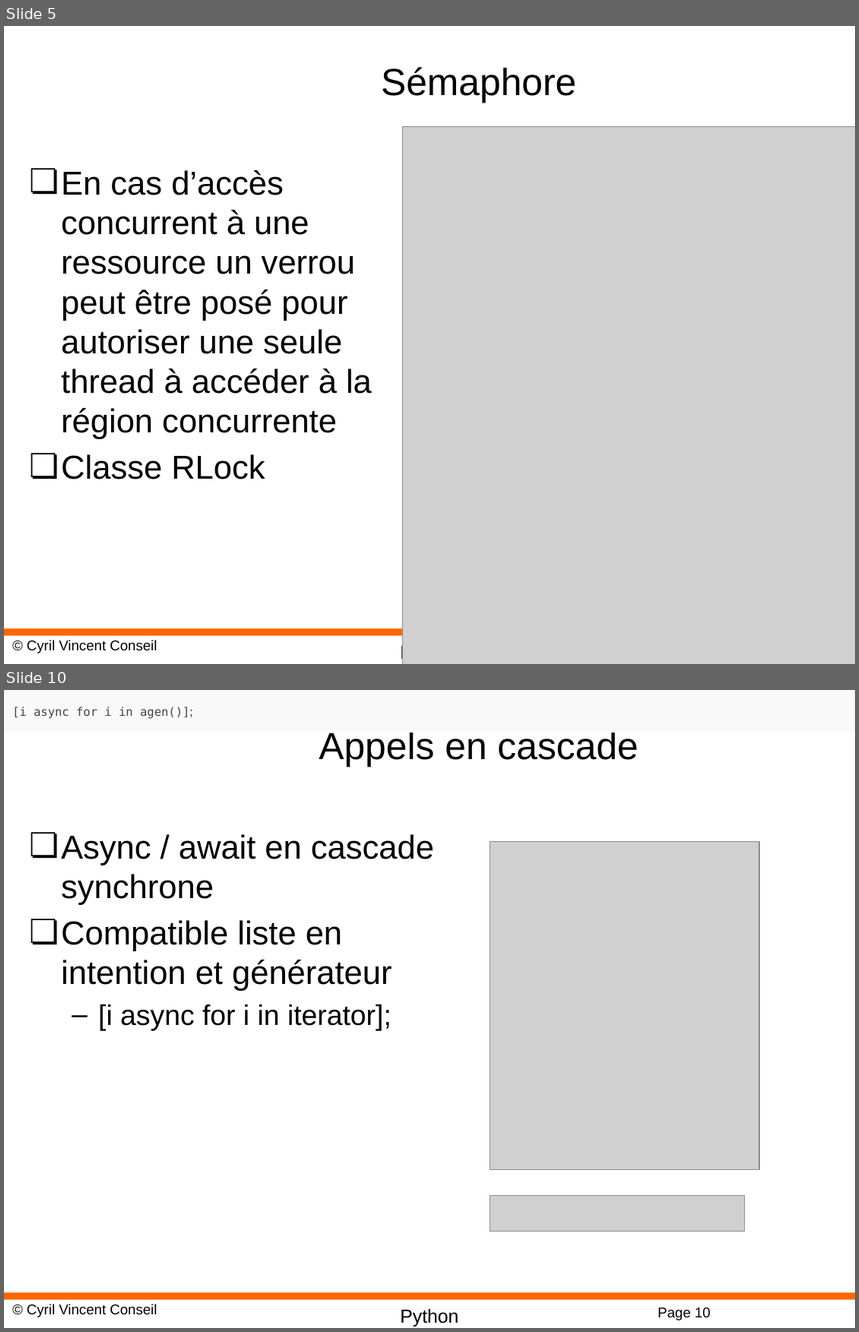
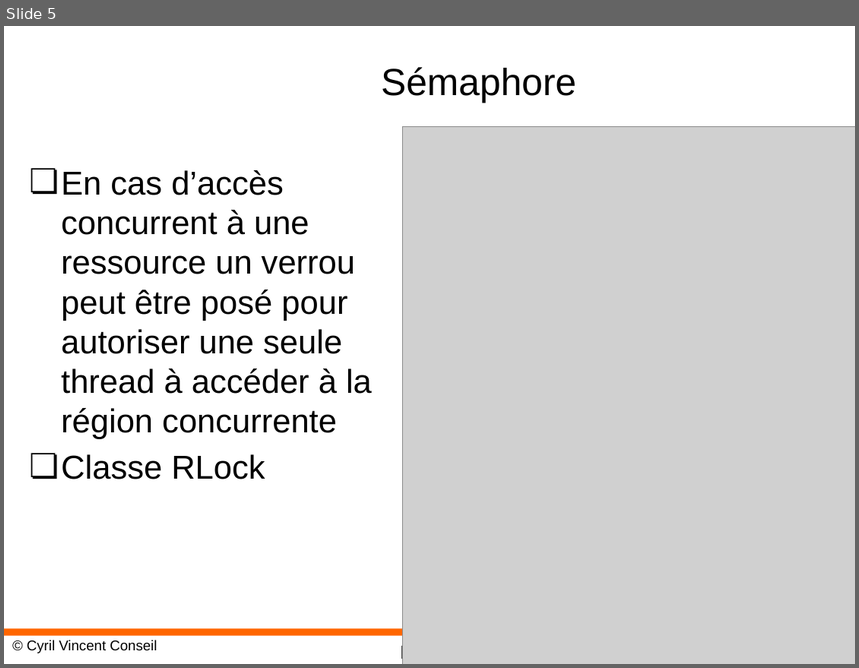
Before and after one commit to cyrilvincent/python-advanced, a slide deck: PPT/Python21-Threading.pptx. Shown one above the other, each under a label of ours: slides 5 and 10 before the commit, slide 5 after it; the slides between them are not shown. The pictures are 859x1332 and 859x668 pixels, drawn with LibreOffice and Linux fonts; fonts in the diff are those of the drawing; grey boxes stand for pictures; background and template pictures are left out. Boxes give left, top, right and bottom in pixels: in the first picture for what was removed or moved away, otherwise in the second. Text is boxed around its words. In the diff, an @@ line names an element or a change of style, - is before the commit and + after.

```diff
--- a/PPT/Python21-Threading.pptx
+++ b/PPT/Python21-Threading.pptx
@@ slide 10 removed at (x1=4, y1=690, x2=855, y2=1328), background #FFFFFF; not listed: 3 template elements that a slide beside it also shows @@
@@ text removed at (x1=12, y1=707, x2=189, y2=719) @@
-[i async for i in agen()];
@@ title removed at (x1=319, y1=733, x2=638, y2=767) @@
-Appels en cascade
@@ text removed at (x1=61, y1=834, x2=434, y2=1031) @@
-❏ Async / await en cascade synchrone
-❏ Compatible liste en intention et générateur
-  – [i async for i in iterator];
@@ picture removed at (x1=490, y1=841, x2=760, y2=1170) @@
@@ picture removed at (x1=490, y1=1195, x2=744, y2=1232) @@
@@ page number removed at (x1=658, y1=1308, x2=711, y2=1321) @@
-Page 10
```
Also in this commit, not shown: 1 slide added, 6 other slides removed, 33 other files.
